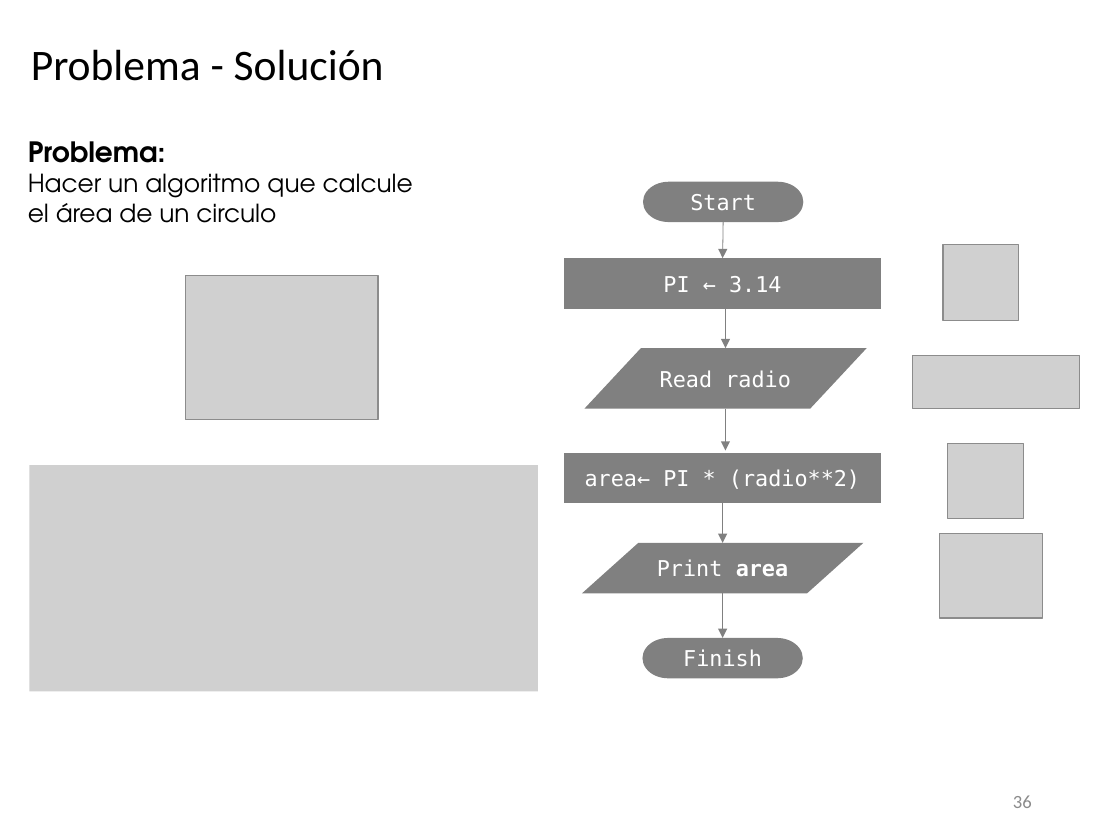
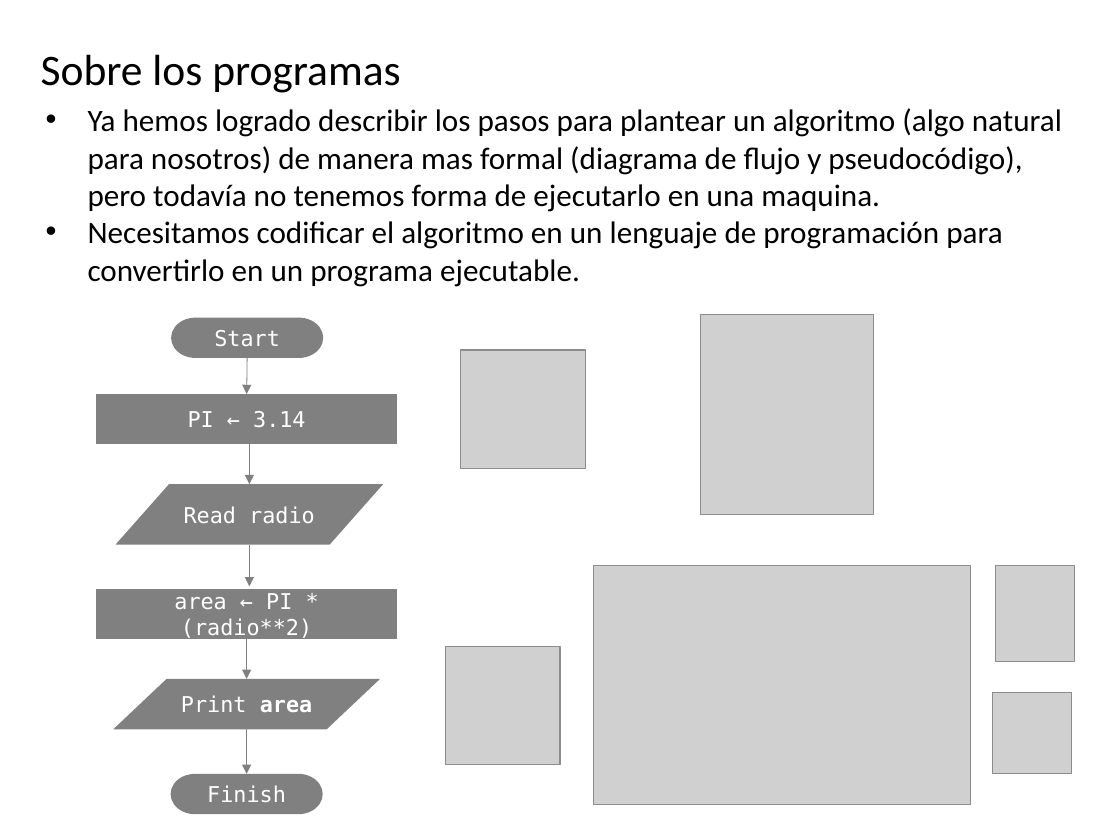
Before and after one commit to algoritmos-UdeA/logica1-20262, a slide deck: slide 46 of clases/2/clase-02.pptx (slide 36 before the commit). Drawn at 1120x840 pixels with LibreOffice and Linux fonts; fonts in the diff are those of the drawing; grey boxes stand for pictures. Boxes give left, top, right and bottom in pixels: in the first picture for what was removed or moved away, otherwise in the second. Text is boxed around its words. In the diff, an @@ line names an element or a change of style, - is before the commit and + after.

```diff
--- a/clases/2/clase-02.pptx
+++ b/clases/2/clase-02.pptx
@@ title at bbox=[41, 54, 400, 93]: text changed @@
-Problema - Solución
+Sobre los programas
@@ text at bbox=[88, 108, 1062, 287]: text changed; size 16 to 20 pt; font TeX Gyre Adventor to Calibri @@
-Problema:
-Hacer un algoritmo que calcule el área de un circulo
+• Ya hemos logrado describir los pasos para plantear un algoritmo (algo natural para nosotros) de manera mas formal (diagrama de flujo y pseudocódigo), pero todavía no tenemos forma de ejecutarlo en una maquina.
+• Necesitamos codificar el algoritmo en un lenguaje de programación para convertirlo en un programa ejecutable.
@@ picture removed at bbox=[943, 245, 1018, 320] @@
@@ picture removed at bbox=[186, 276, 379, 420] @@
@@ pill shape "Start": place and size @@
-pill shape "Start" at bbox=[643, 181, 803, 222]
+pill shape "Start" at bbox=[171, 318, 324, 358]
@@ picture added at bbox=[701, 315, 874, 514] @@
@@ 3 arrows: place and size @@
-3 arrows at bbox=[722, 222, 724, 638]
+3 arrows at bbox=[246, 358, 248, 774]
@@ picture added at bbox=[460, 349, 586, 468] @@
@@ picture removed at bbox=[913, 355, 1080, 408] @@
@@ rectangle "PI ← 3.14": place and size @@
-rectangle "PI ← 3.14" at bbox=[563, 259, 880, 309]
+rectangle "PI ← 3.14" at bbox=[96, 394, 398, 445]
@@ arrow moved from (726, 409) - (726, 450) to (250, 441) - (250, 484) @@
@@ picture removed at bbox=[948, 444, 1023, 519] @@
@@ picture removed at bbox=[29, 465, 538, 691] @@
@@ flow chart input output "Read radio": place and size @@
-flow chart input output "Read radio" at bbox=[585, 348, 867, 409]
+flow chart input output "Read radio" at bbox=[115, 484, 383, 544]
@@ picture removed at bbox=[940, 533, 1043, 617] @@
@@ arrow moved from (726, 306) - (726, 348) to (250, 544) - (250, 587) @@
@@ picture added at bbox=[594, 566, 971, 804] @@
@@ picture added at bbox=[996, 566, 1074, 662] @@
@@ rectangle "area ← PI * (radio**2)": place and size @@
-rectangle "area ← PI * (radio**2)" at bbox=[563, 452, 880, 503]
+rectangle "area ← PI * (radio**2)" at bbox=[96, 589, 398, 640]
@@ text in rectangle at bbox=[174, 593, 312, 641]: spaces changed @@
-area← PI * (radio**2)
+area ← PI * (radio**2)
@@ picture added at bbox=[446, 646, 560, 765] @@
@@ flow chart input output "Print area": place and size @@
-flow chart input output "Print area" at bbox=[582, 543, 864, 594]
+flow chart input output "Print area" at bbox=[113, 679, 380, 729]
@@ picture added at bbox=[992, 693, 1072, 774] @@
@@ pill shape "Finish": place and size @@
-pill shape "Finish" at bbox=[643, 638, 803, 679]
+pill shape "Finish" at bbox=[170, 774, 323, 814]
@@ page number removed at bbox=[1013, 795, 1032, 808] @@
-36
```
Also in this commit, not shown: 15 other slides changed, 17 slides added, 3 slides removed, 10 other files.
